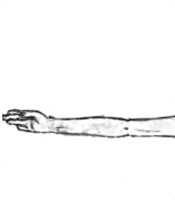
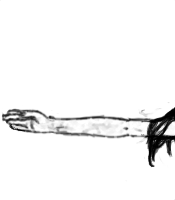
Revision of a layered w=175, h=200 image; what changed, layer by layer:
renamed "Calque 6" to "Calque 8", painted on it over left=9, top=102, right=175, bottom=168
